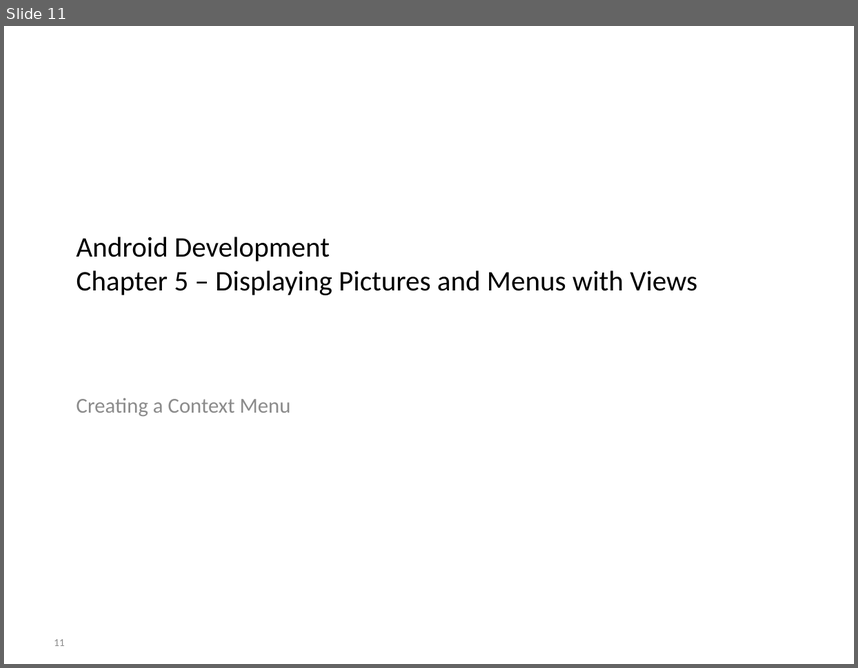
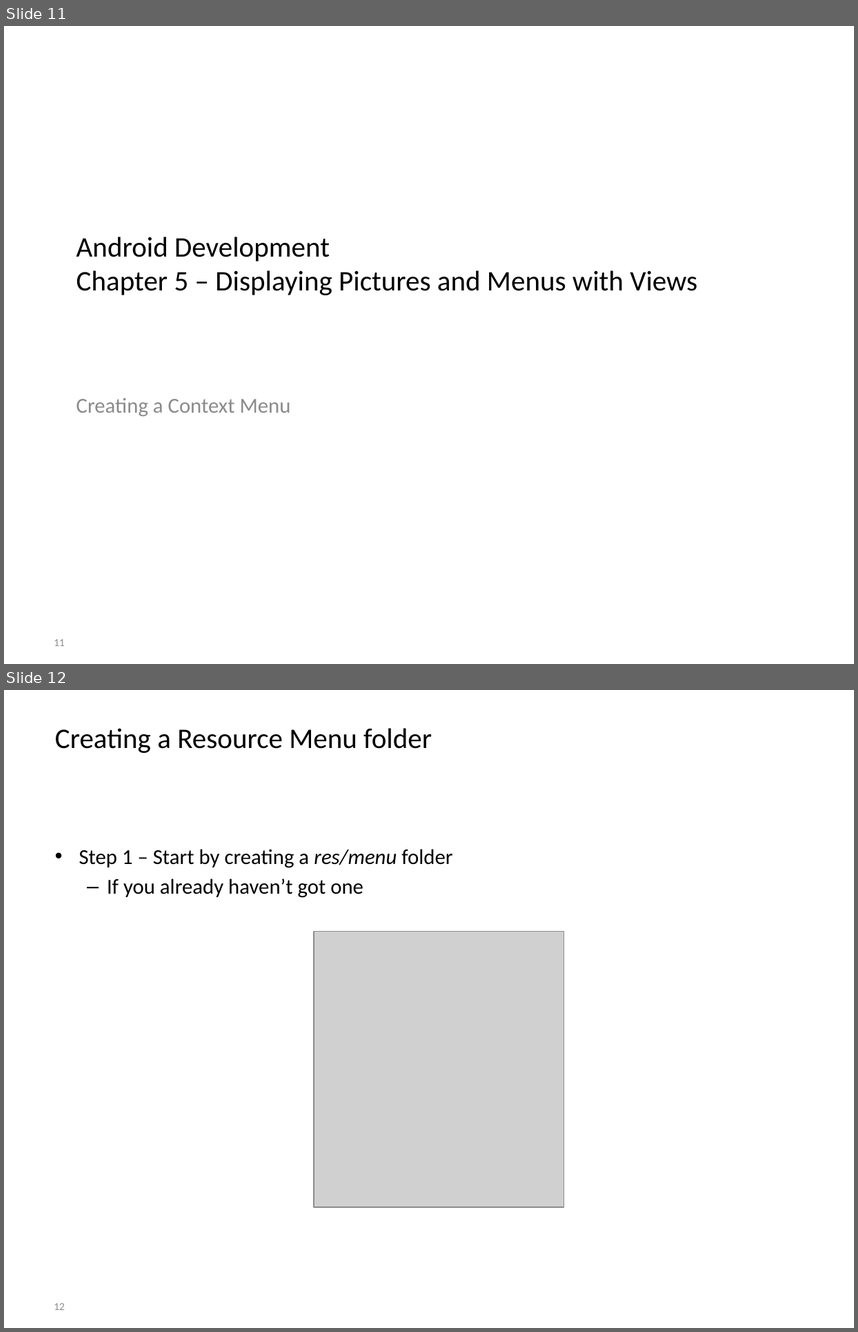
Before and after one commit to BioBoost/android_development_course, a slide deck: slides/chapter5_displaying_pictures_and_menus.pptx. Shown one above the other, each under a label of ours: slide 11 before the commit, slides 11 and 12 after it. The pictures are 858x668 and 858x1332 pixels, drawn with LibreOffice and Linux fonts; fonts in the diff are those of the drawing; grey boxes stand for pictures; background and template pictures are left out. Boxes give left, top, right and bottom in pixels: in the first picture for what was removed or moved away, otherwise in the second. Text is boxed around its words. In the diff, an @@ line names an element or a change of style, - is before the commit and + after.

Commit message:
Add slides on context menu for listview

```diff
--- a/slides/chapter5_displaying_pictures_and_menus.pptx
+++ b/slides/chapter5_displaying_pictures_and_menus.pptx
@@ slide 12 added at (4, 690, 854, 1328), background picture (left out) @@
@@ title added at (55, 728, 432, 753), 24 pt, text #000000 @@
+Creating a Resource Menu folder
@@ text added at (79, 849, 452, 898), 18 pt, text #000000 @@
+• Step 1 – Start by creating a res/menu folder
+  – If you already haven’t got one
@@ picture added at (313, 931, 564, 1207) @@
@@ page number added at (54, 1303, 65, 1310), 9 pt, text #8C8C8C @@
+12
```
Also in this commit, not shown: 2 slides changed, 4 other slides added.
